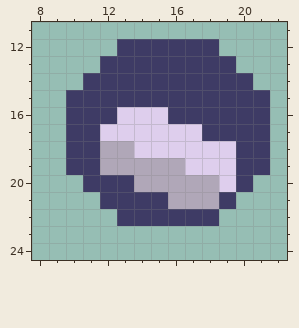
Pixel-art file -- Cold-Conquest-Root/out/production/Cold-Conquest-Root/indicator-metal.ase. This is how it looked before the edit.
32x32 pixels, 1 frame. Shown: x 8..22, y 11..24.
After the commit:
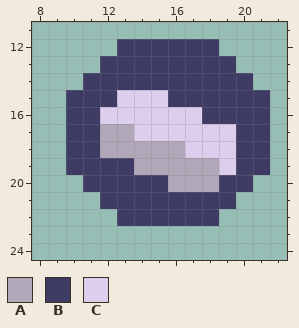
Palette (. is transparent): A #b0a7b8  B #3e3b65  C #deceed
Change:
Layer "IconSymbol":
y 15: x 13..15 BBB -> CCC
y 16: x 12 B -> C; x 16..17 BB -> CC
y 17: x 12..13 CC -> AA; x 18..19 BB -> CC
y 18: x 14..16 CCC -> AAA
y 19: x 12..13 AA -> BB; x 17..18 CC -> AA
y 20: x 14..15 AA -> BB; x 19 C -> B
y 21: x 16..18 AAA -> BBB
Pixel boxes of the changes (left, top, right, bottom) in both pictures:
changed: (100, 90, 236, 209)
